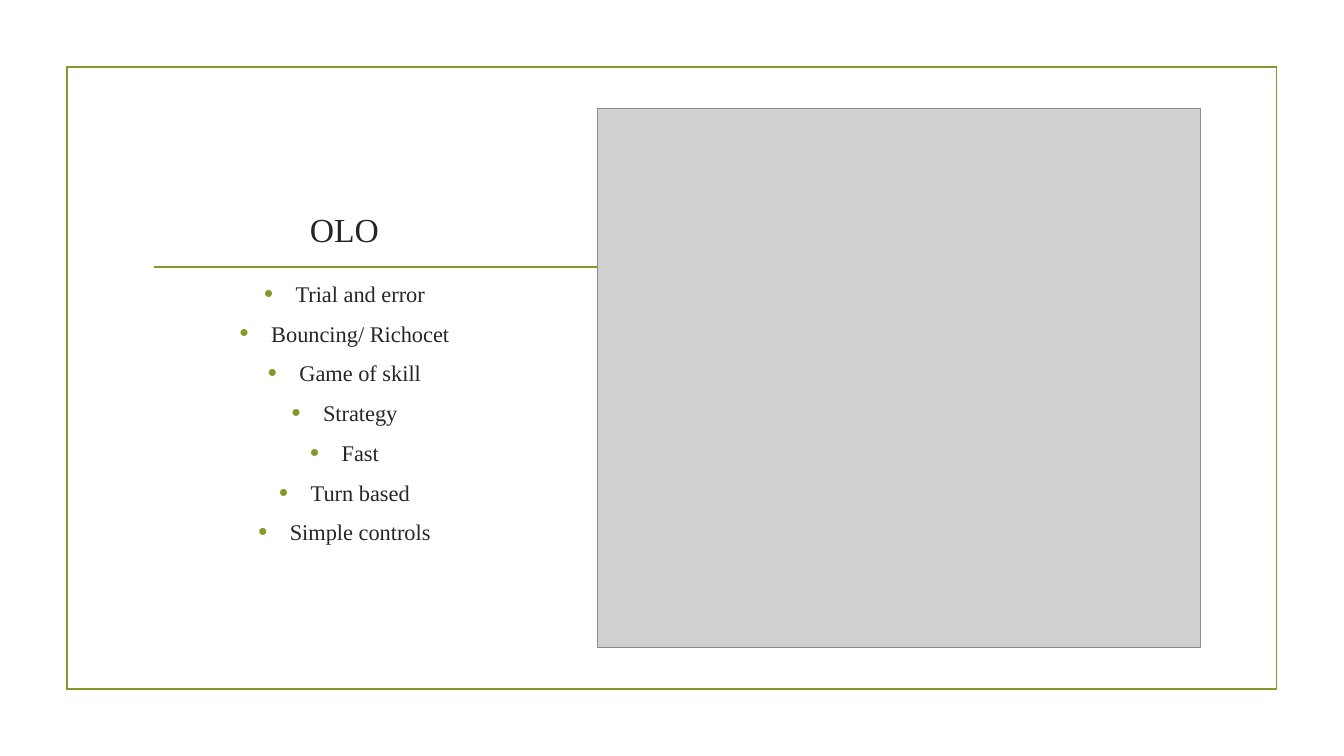
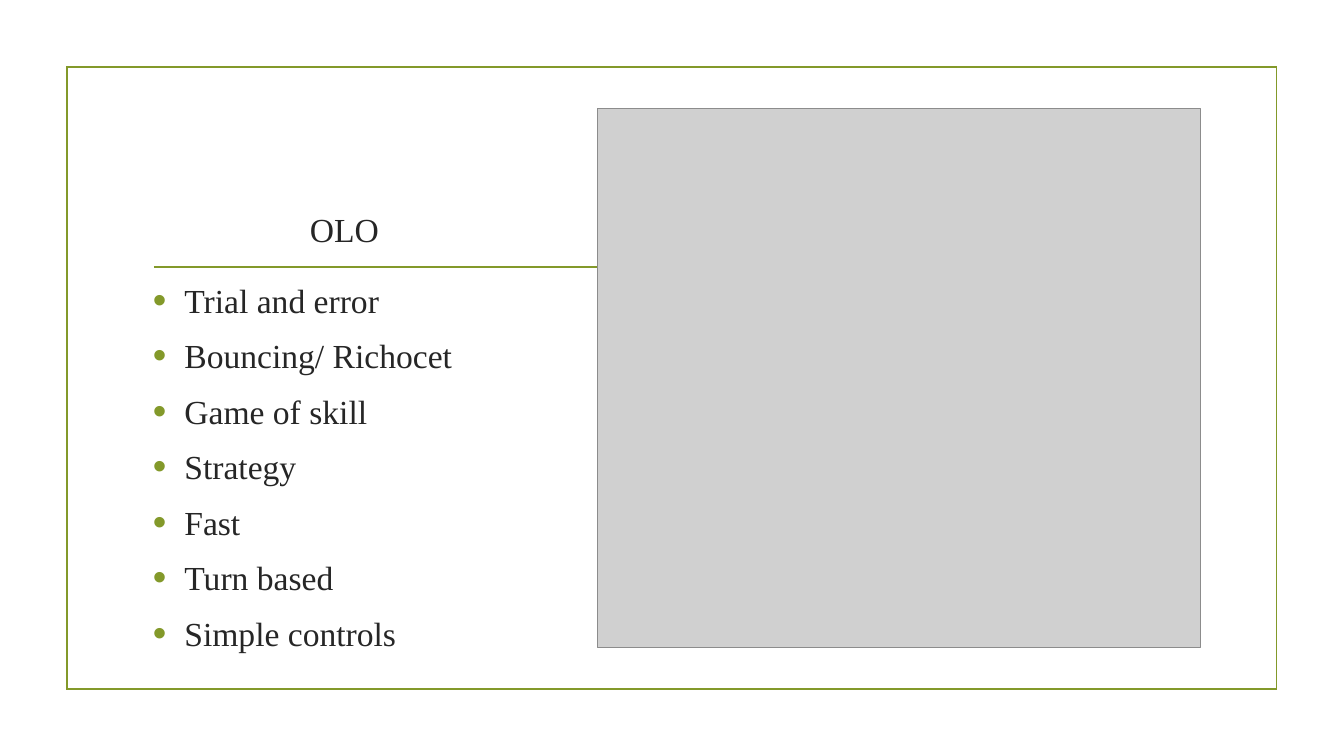
Before and after one commit to UoSGamesGroups/second-semester-dm-group-1, a slide deck: slide 2 of docs/presentation/Adversarial Physics.pptx. Drawn at 1344x756 pixels with LibreOffice and Linux fonts; fonts in the diff are those of the drawing; grey boxes stand for pictures; background and template pictures are left out. Boxes give left, top, right and bottom in pixels: in the first picture for what was removed or moved away, otherwise in the second. Text is boxed around its words. In the diff, an @@ line names an element or a change of style, - is before the commit and + after.

```diff
--- a/docs/presentation/Adversarial Physics.pptx
+++ b/docs/presentation/Adversarial Physics.pptx
@@ text "Trial and error" at box(184, 289, 452, 652): size 16 to 24 pt; alignment centre to left; more space between paragraphs @@
```
Also in this commit, not shown: 4 other slides changed, 7 other files.
